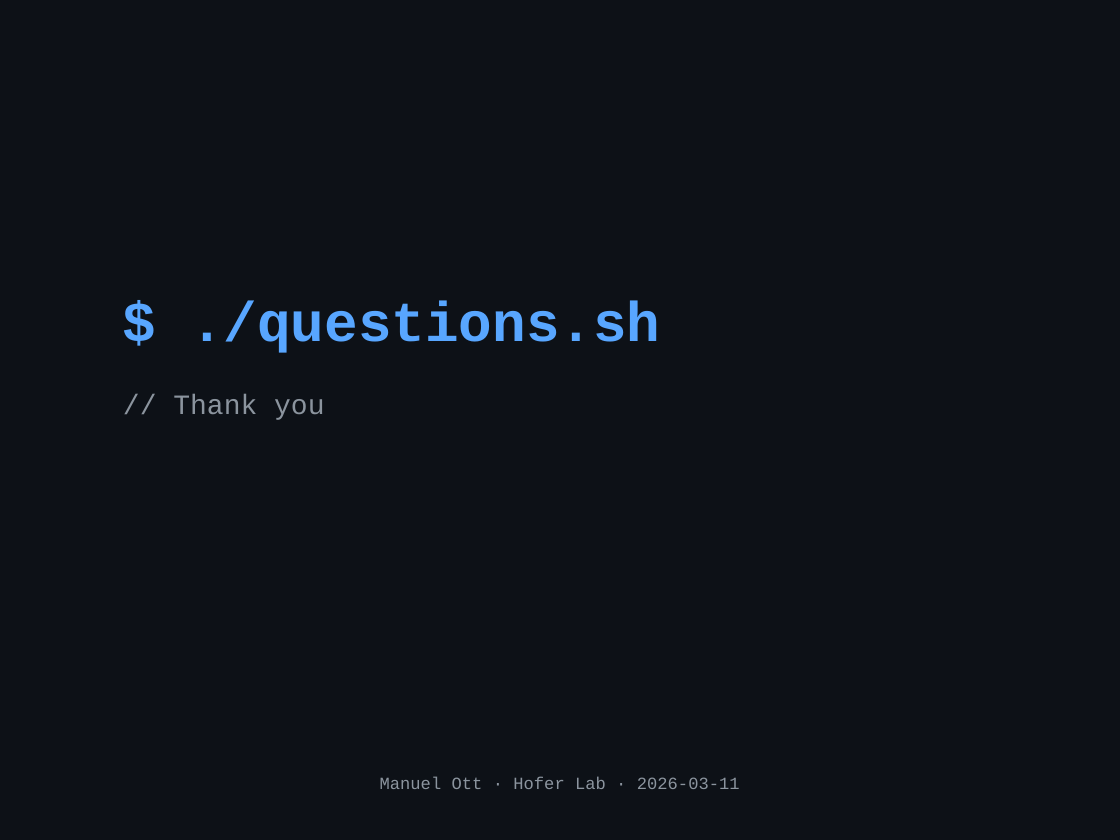
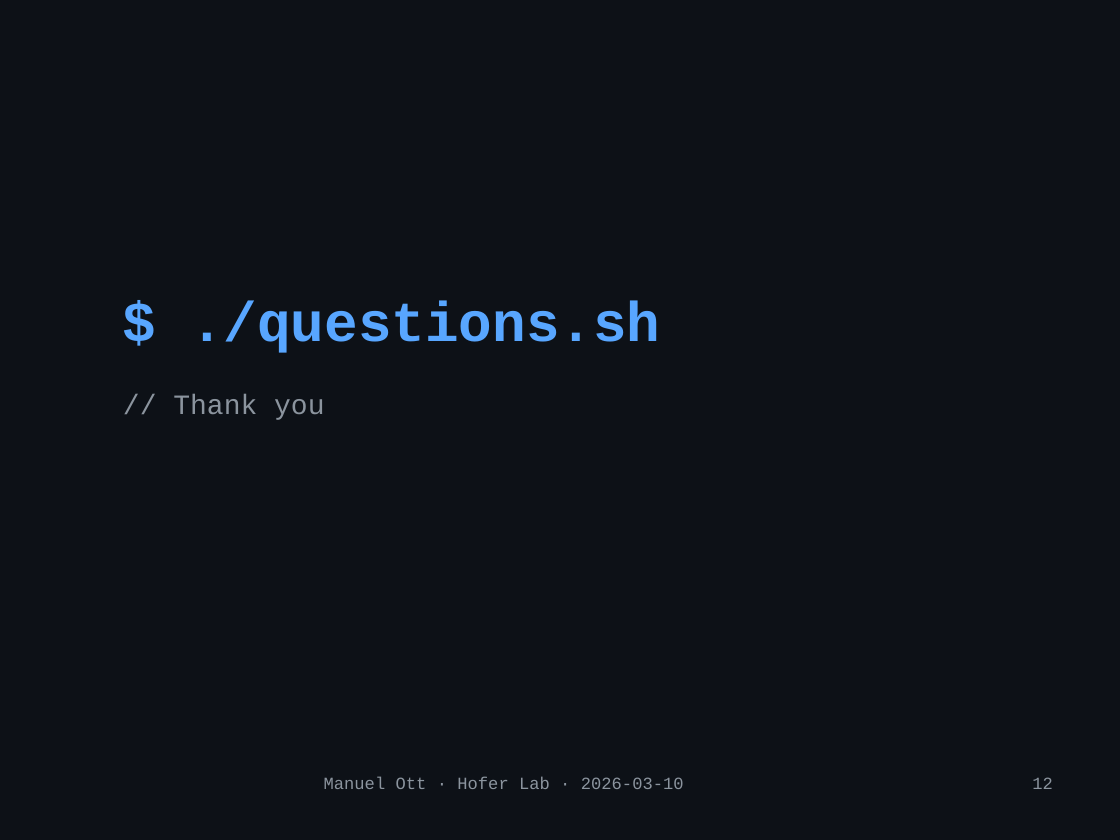
Before and after one commit to mott91/mace_gaussian_interface, a slide deck: slide 13 of presentation/presentation_v2.pptx. Drawn at 1120x840 pixels with LibreOffice and Linux fonts; fonts in the diff are those of the drawing. Boxes give left, top, right and bottom in pixels: in the first picture for what was removed or moved away, otherwise in the second. Text is boxed around its words. In the diff, an @@ line names an element or a change of style, - is before the commit and + after.

```diff
--- a/presentation/presentation_v2.pptx
+++ b/presentation/presentation_v2.pptx
@@ text at box(324, 777, 684, 789): text changed @@
-Manuel Ott · Hofer Lab · 2026-03-11
+Manuel Ott · Hofer Lab · 2026-03-10
@@ text added at box(1032, 777, 1053, 789), 11 pt, text #8B949E @@
+12
```
Also in this commit, not shown: 12 other slides changed, 1 other file.
